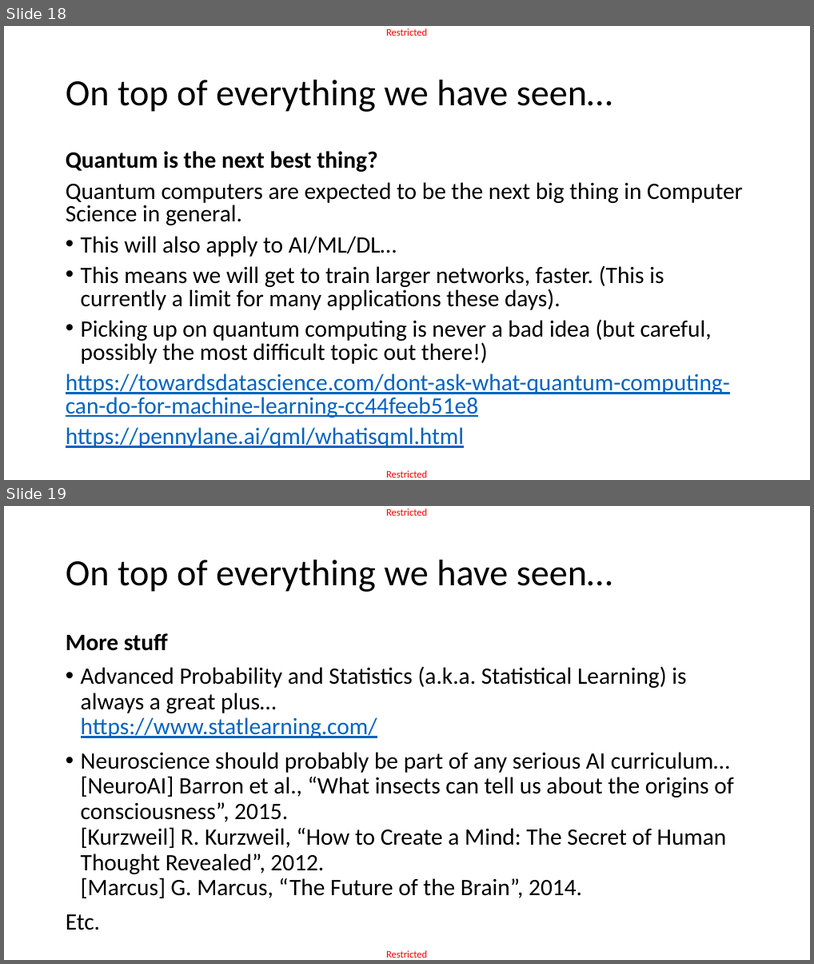
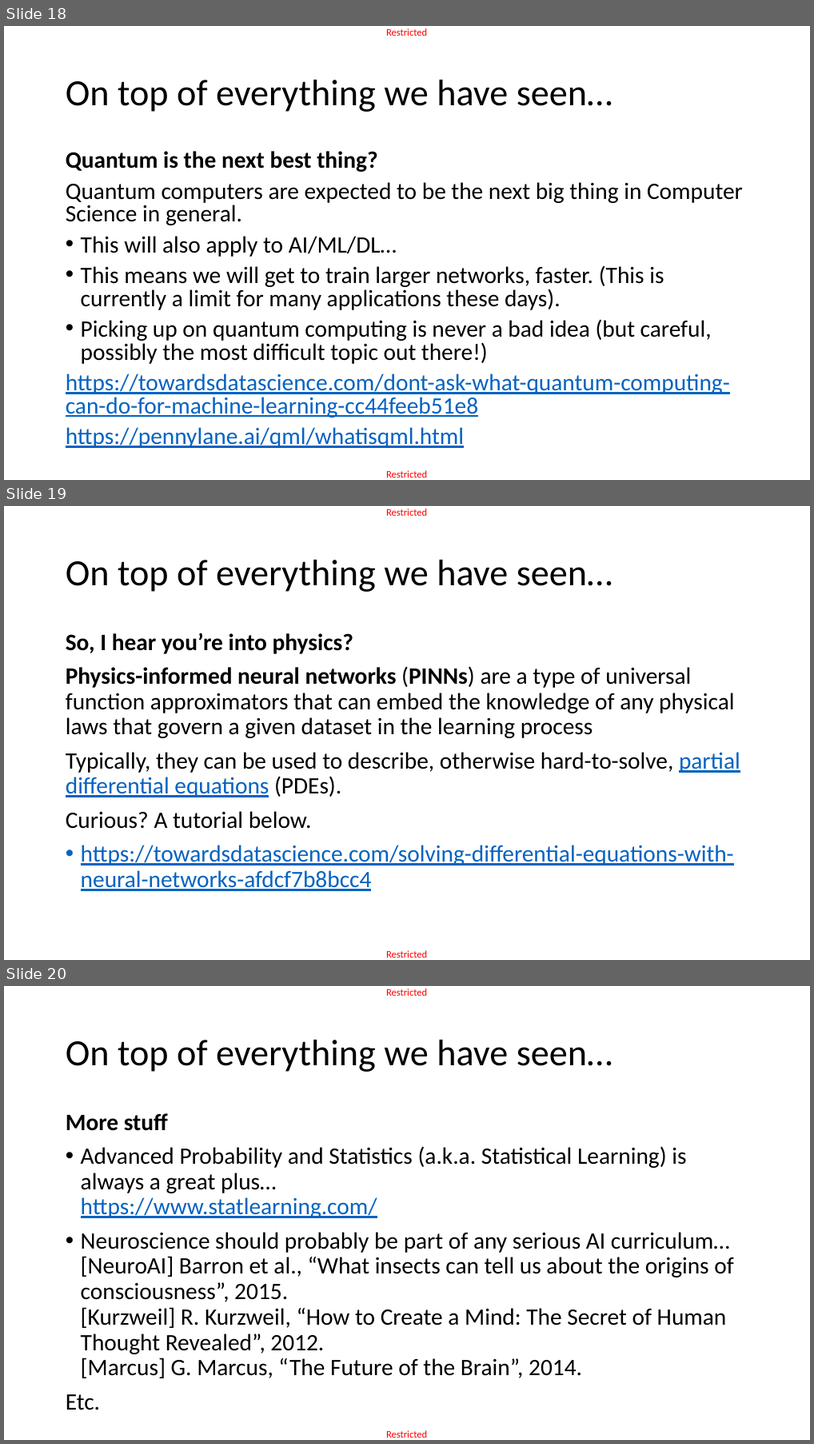
Before and after one commit to matthieudemari/SUTD_DL_50_039, a slide deck: W12/3. W12S3 final/W12S3.pptx. Shown one above the other, each under a label of ours: slides 18 and 19 before the commit, slides 18, 19 and 20 after it. The pictures are 814x964 and 814x1444 pixels, drawn with LibreOffice and Linux fonts; fonts in the diff are those of the drawing. Boxes give left, top, right and bottom in pixels: in the first picture for what was removed or moved away, otherwise in the second. Text is boxed around its words. In the diff, an @@ line names an element or a change of style, - is before the commit and + after.

Commit message:
Added math details to W1S1, working repo for diffusion models to W12S3 and Physics-informed Neural Networks to End slides.

```diff
--- a/W12/3. W12S3 final/W12S3.pptx
+++ b/W12/3. W12S3 final/W12S3.pptx
@@ slide 19 added at bbox=[4, 506, 810, 960], background #FFFFFF; not listed: 2 template elements that a slide beside it also shows @@
@@ title added at bbox=[66, 560, 613, 592], 44 pt, text #000000 @@
+On top of everything we have seen…
@@ text added at bbox=[66, 632, 741, 891], 28 pt, text #000000 @@
+So, I hear you’re into physics?
+Physics-informed neural networks (PINNs) are a type of universal function approximators that can embed the knowledge of any physical laws that govern a given dataset in the learning process
+Typically, they can be used to describe, otherwise hard-to-solve, partial differential equations (PDEs).
+Curious? A tutorial below.
+• https://towardsdatascience.com/solving-differential-equations-with-neural-networks-afdcf7b8bcc4
@@ what was slide 19 is now slide 20 @@
```
Also in this commit, not shown: 3 other files.
